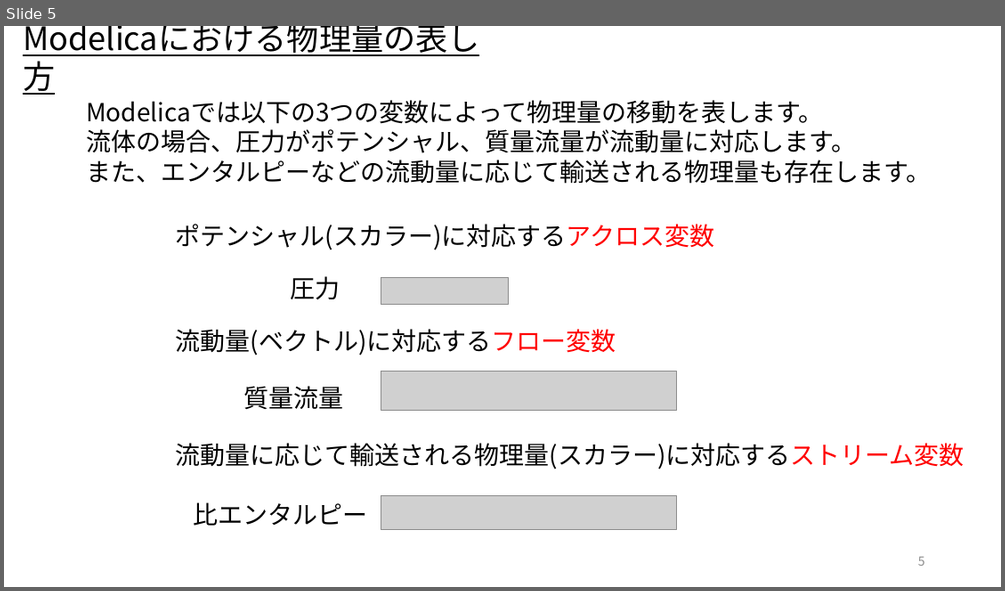
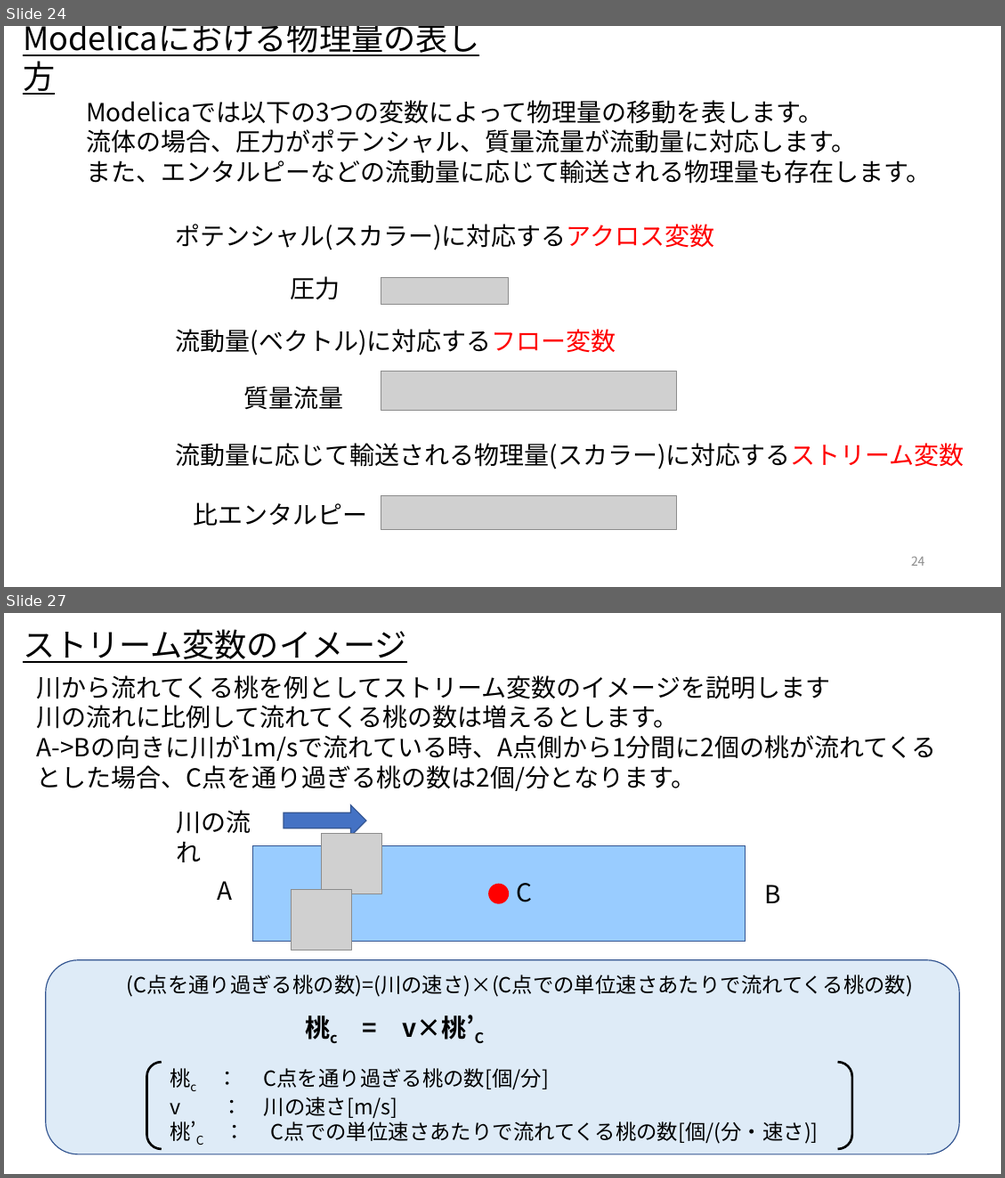
Before and after one commit to cubakija/OpenModelica_Tutorials_Ja, a slide deck: Dev/7_PhysicsDomainModel/OpenModelica_Tutorials_7_PlantModel.pptx. Shown one above the other, each under a label of ours: slide 5 before the commit, slides 24 and 27 after it; the slides between them are not shown. The pictures are 1005x591 and 1005x1178 pixels, drawn with LibreOffice and Linux fonts; fonts in the diff are those of the drawing; grey boxes stand for pictures. Boxes give left, top, right and bottom in pixels: in the first picture for what was removed or moved away, otherwise in the second. Text is boxed around its words. In the diff, an @@ line names an element or a change of style, - is before the commit and + after.

```diff
--- a/Dev/7_PhysicsDomainModel/OpenModelica_Tutorials_7_PlantModel.pptx
+++ b/Dev/7_PhysicsDomainModel/OpenModelica_Tutorials_7_PlantModel.pptx
@@ slide 27 added at box(4, 613, 1001, 1174), background #FFFFFF @@
@@ text added at box(23, 629, 407, 663), 31 pt, text #000000, underline @@
+ストリーム変数のイメージ
@@ text added at box(37, 675, 937, 791), 24 pt, text #000000 @@
+川から流れてくる桃を例としてストリーム変数のイメージを説明します
+川の流れに比例して流れてくる桃の数は増えるとします。
+A->Bの向きに川が1m/sで流れている時、A点側から1分間に2個の桃が流れてくるとした場合、C点を通り過ぎる桃の数は2個/分となります。
@@ picture added at box(321, 833, 381, 893) @@
@@ picture added at box(291, 889, 352, 949) @@
@@ group added at box(177, 805, 780, 941): 4 texts, 1 rectangle, 1 ellipse, 1 right arrow @@
+A
+B
+川の流れ
+C
@@ rounded rectangle added at box(46, 960, 960, 1154), fill #DEEBF7, outline #325491 1 pt @@
@@ text added at box(127, 974, 913, 997), 20 pt, text #000000 @@
+(C点を通り過ぎる桃の数)=(川の速さ)×(C点での単位速さあたりで流れてくる桃の数)
@@ text added at box(305, 1014, 485, 1043), 24 pt, text #000000, bold @@
+桃c = v×桃’C
@@ bracket pair added at box(146, 1062, 852, 1149), outline #000000 2.25 pt @@
@@ text added at box(170, 1068, 818, 1144), 20 pt, text #000000 @@
+桃c ： C点を通り過ぎる桃の数[個/分]
+v ： 川の速さ[m/s]
+桃’C ： C点での単位速さあたりで流れてくる桃の数[個/(分・速さ)]
@@ page number added at box(911, 1153, 925, 1155), 12 pt, text #8C8C8C @@
+27
@@ what was slide 5 is now slide 24 @@
@@ page number at box(911, 556, 925, 565): text changed @@
-5
+24
```
Also in this commit, not shown: 7 slides changed, 59 other slides added, 1 slide removed.
